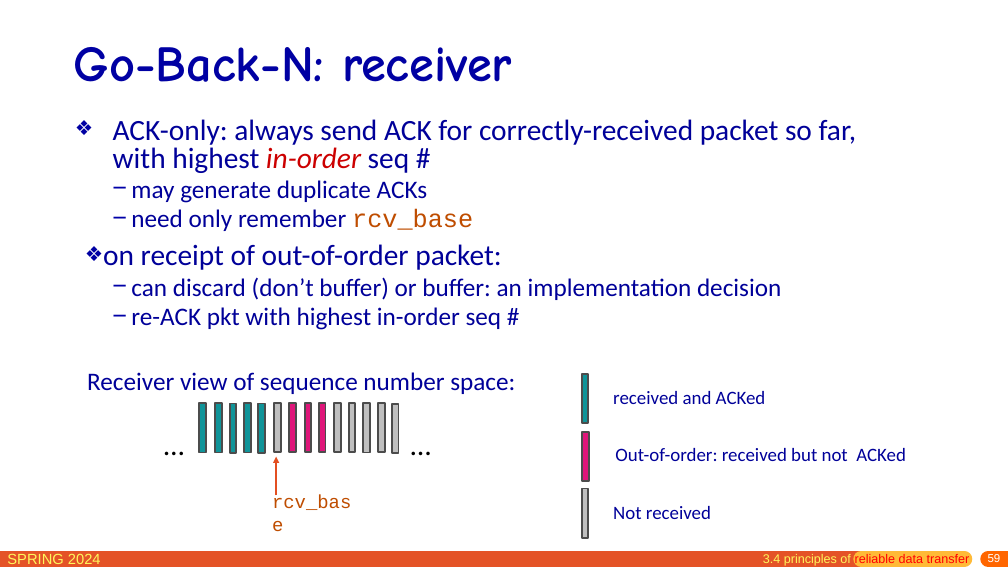
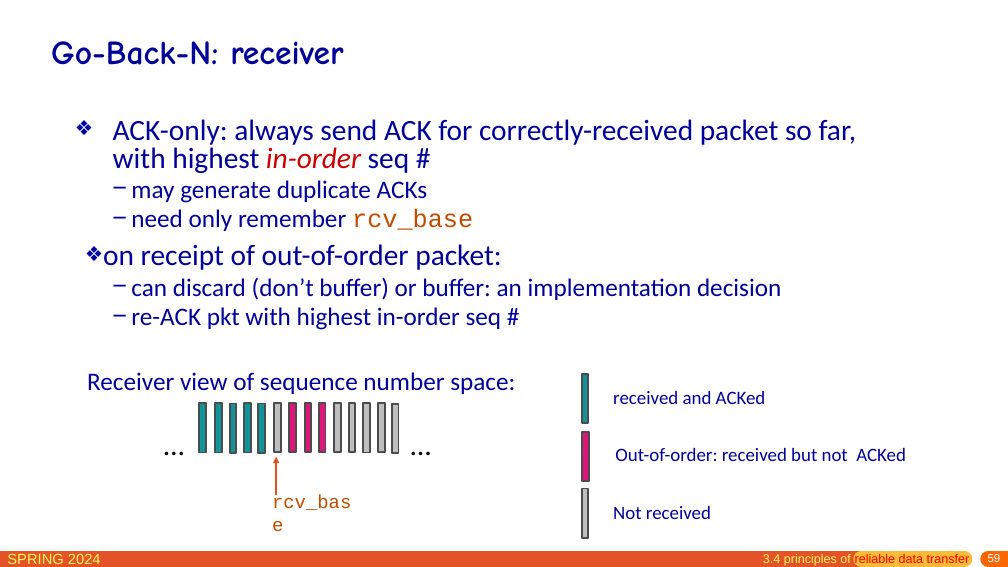
Before and after one commit to network-whu/slides, a slide deck: slide 59 of pptx/chapter3.pptx. Drawn at 1008x567 pixels with LibreOffice and Linux fonts; fonts in the diff are those of the drawing. Boxes give left, top, right and bottom in pixels: in the first picture for what was removed or moved away, otherwise in the second. Text is boxed around its words. In the diff, an @@ line names an element or a change of style, - is before the commit and + after.

```diff
--- a/pptx/chapter3.pptx
+++ b/pptx/chapter3.pptx
@@ title "Go-Back-N: receiver": place and size @@
-title "Go-Back-N: receiver" at (74,47,512,82)
+title "Go-Back-N: receiver" at (51,41,343,65)
@@ title "Go-Back-N: receiver" at (51,41,343,65): size 48 to 32 pt, text colour #0000A3 to #000099 @@
```
Also in this commit, not shown: 38 other slides changed.
